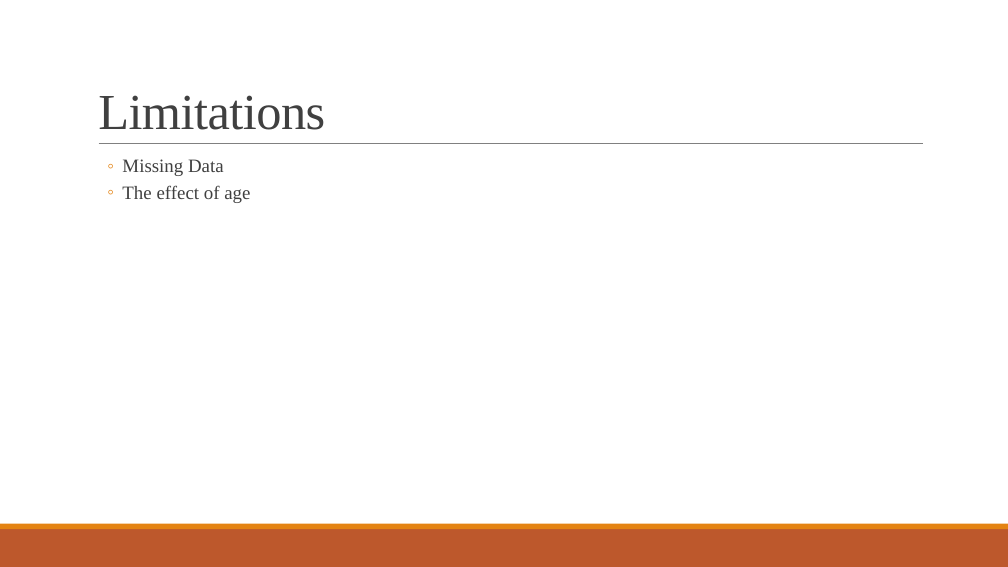
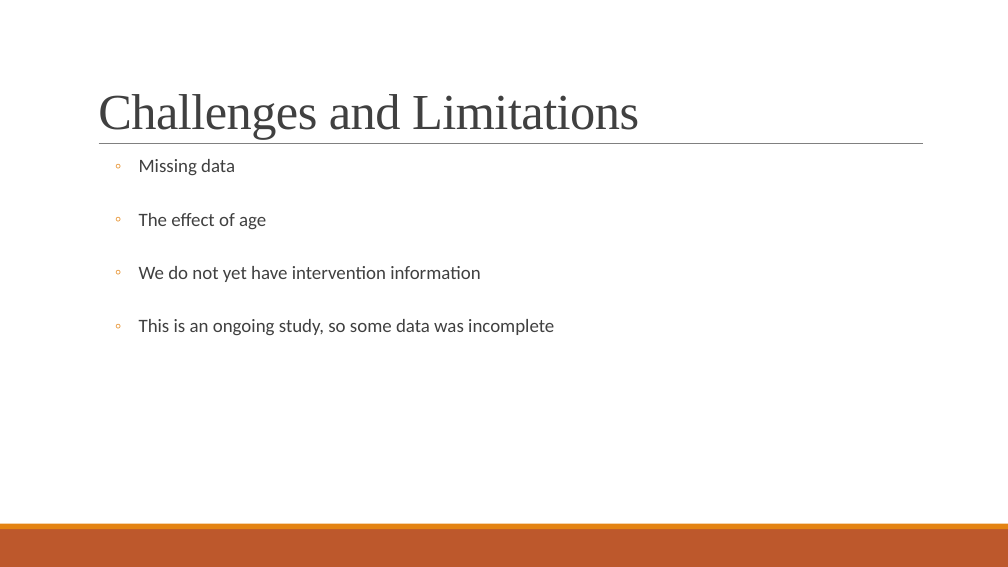
Before and after one commit to samantha-bothwell/BIOS6643_FinalProject, a slide deck: slide 8 of Reports/P3_Presentation.pptx (slide 9 before the commit). Drawn at 1008x567 pixels with LibreOffice and Linux fonts; fonts in the diff are those of the drawing. Boxes give left, top, right and bottom in pixels: in the first picture for what was removed or moved away, otherwise in the second. Text is boxed around its words. In the diff, an @@ line names an element or a change of style, - is before the commit and + after.

```diff
--- a/Reports/P3_Presentation.pptx
+++ b/Reports/P3_Presentation.pptx
@@ title at bbox=[98, 94, 639, 140]: text changed @@
-Limitations
+Challenges and Limitations
@@ text at bbox=[139, 159, 235, 176]: text changed; font Times New Roman to Calibri @@
-  ◦ Missing Data
+  ◦ Missing data
@@ text at bbox=[139, 213, 266, 230]: font Times New Roman to Calibri in "The effect of age"; indent changed @@
@@ text at bbox=[139, 266, 554, 335]: paragraphs added @@
+  ◦ We do not yet have intervention information
+  ◦ This is an ongoing study, so some data was incomplete
```
Also in this commit, not shown: 7 other slides changed, 1 slide removed, 7 other files.
